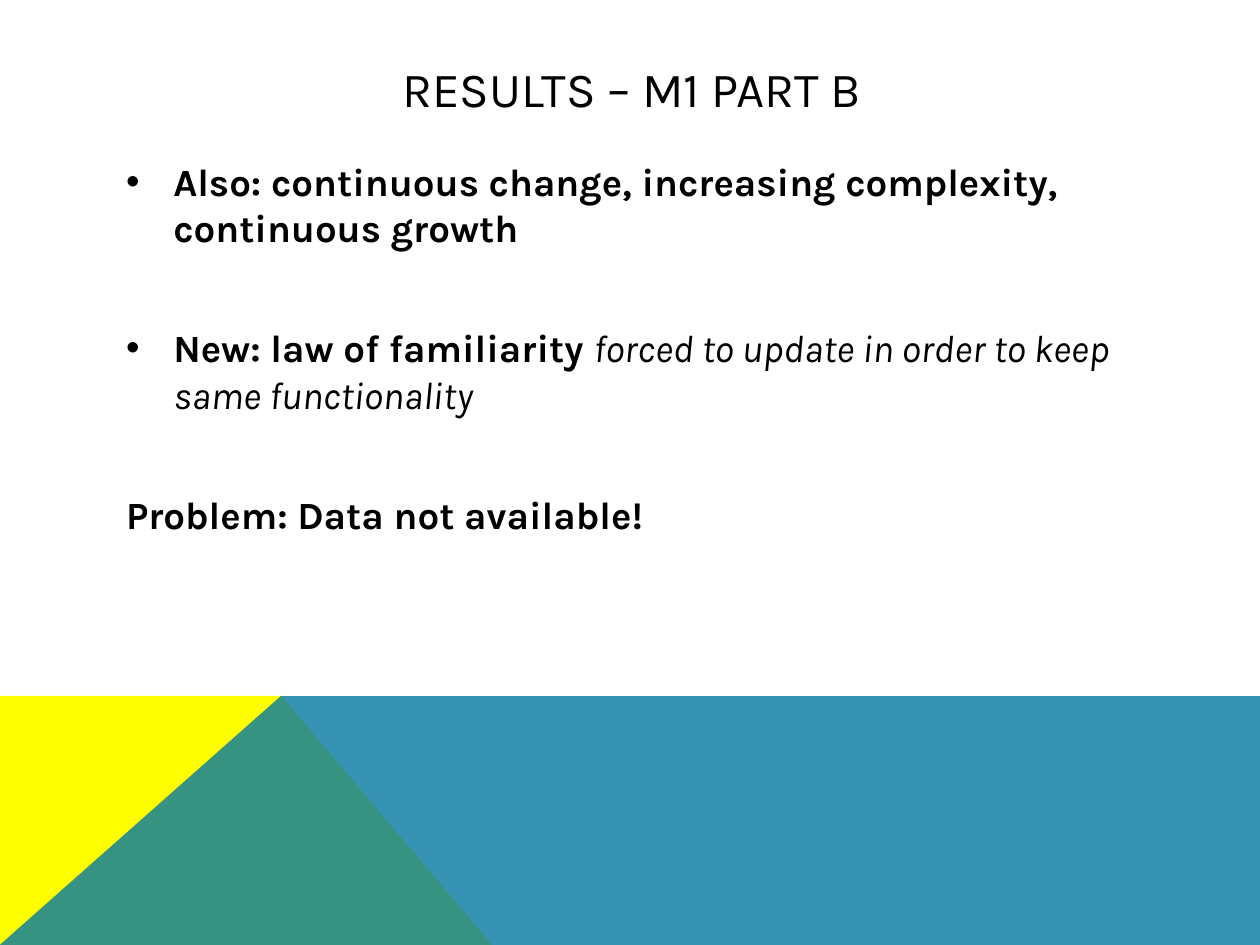
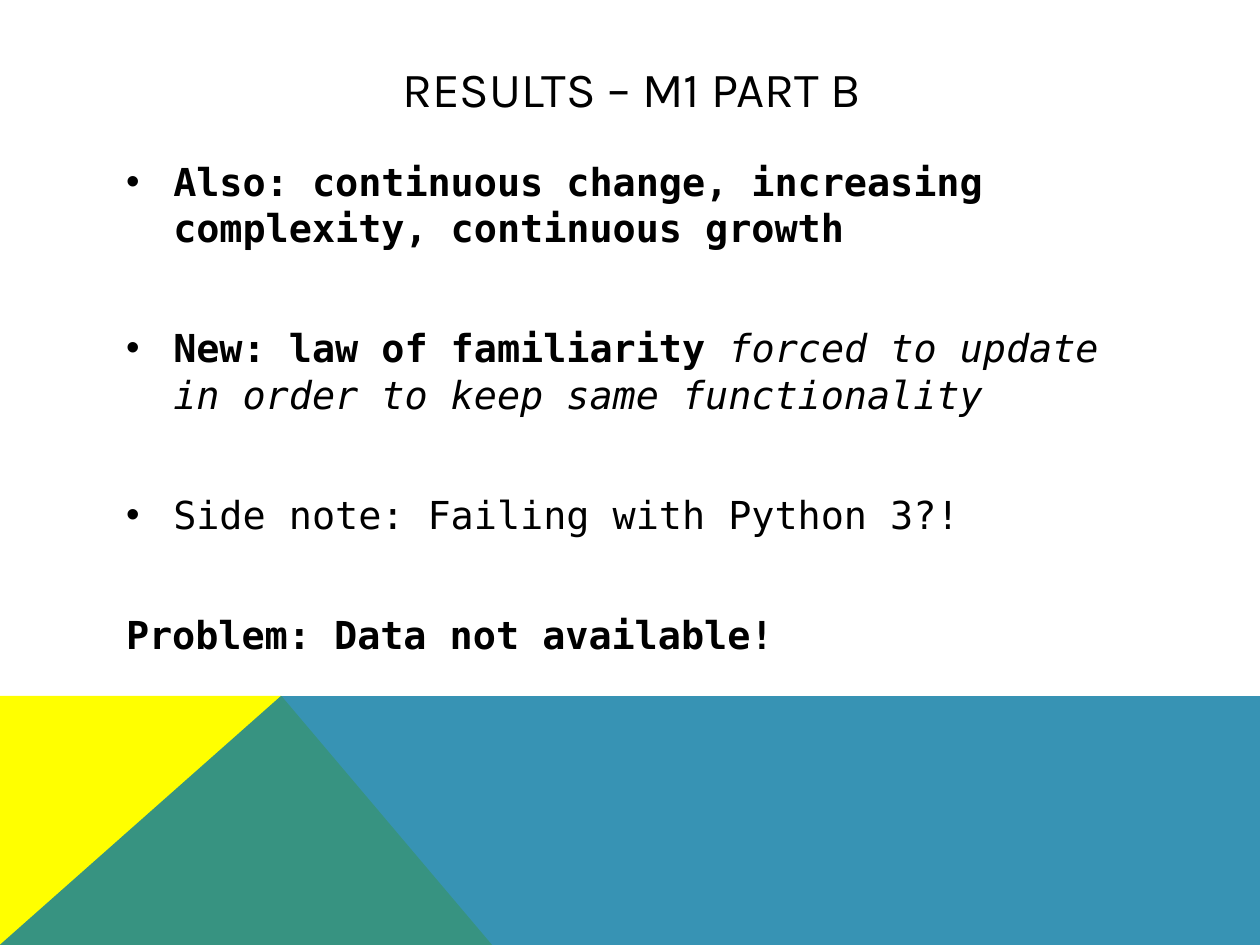
Before and after one commit to eburdon/Seng371-SoftwareEvolutionClassProject, a slide deck: slide 6 of Presentation_PythonEvolution.pptx (slide 8 before the commit). Drawn at 1260x945 pixels with LibreOffice and Linux fonts; fonts in the diff are those of the drawing. Boxes give left, top, right and bottom in pixels: in the first picture for what was removed or moved away, otherwise in the second. Text is boxed around its words. In the diff, an @@ line names an element or a change of style, - is before the commit and + after.

```diff
--- a/Presentation_PythonEvolution.pptx
+++ b/Presentation_PythonEvolution.pptx
@@ text at (126,165,1099,650): font Karla to DejaVu Sans Mono in "Also: continuous change, increasing complexity, continuous g ...", "New: law of familiarity forced to update ...", "Problem: Data not available!" @@
@@ text at (173,499,959,538): paragraph added @@
+• Side note: Failing with Python 3?!
```
Also in this commit, not shown: 10 other slides changed, 1 slide added.
